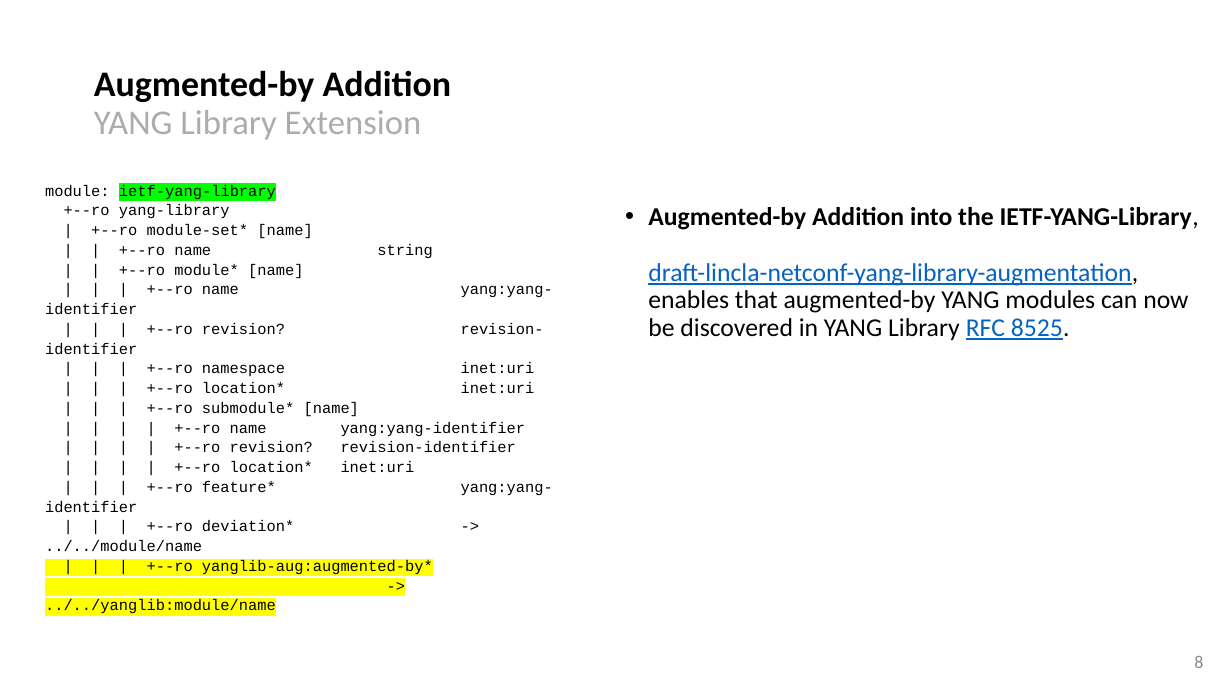
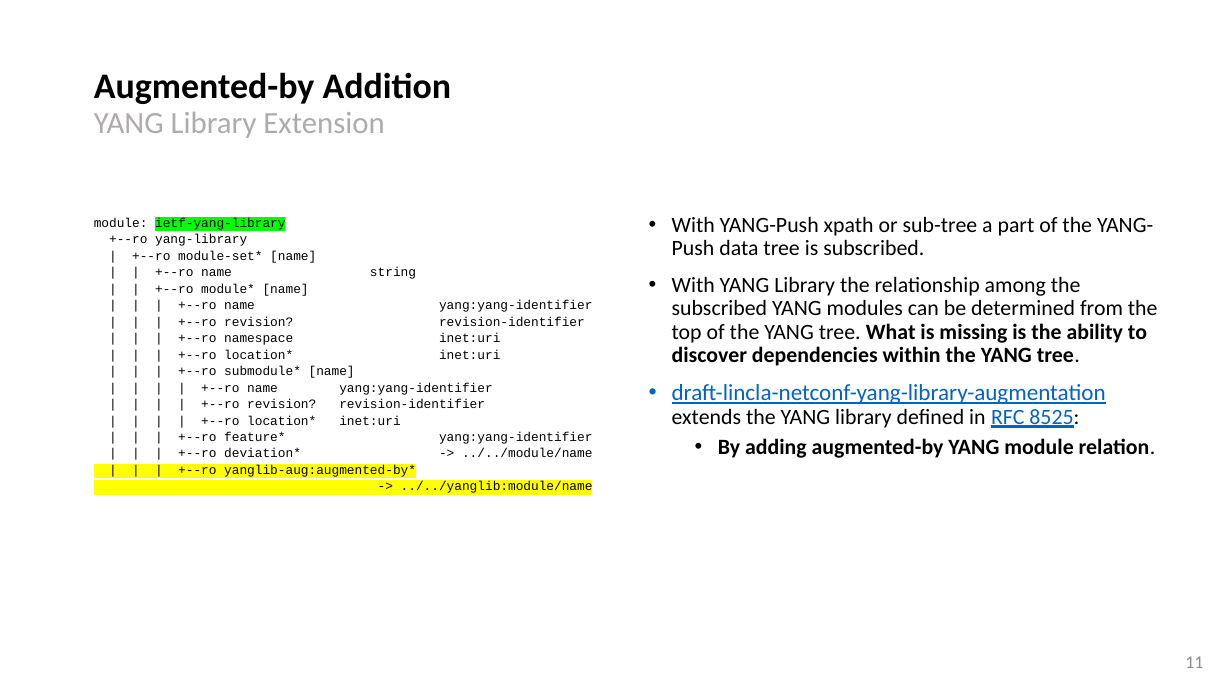
Before and after one commit to network-analytics/ietf-network-analytics-document-status, a slide deck: slide 11 of 120/NMOP/draft-ietf-nmop-yang-message-broker-integration.pptx (slide 8 before the commit). Drawn at 1232x693 pixels with LibreOffice and Linux fonts; fonts in the diff are those of the drawing. Boxes give left, top, right and bottom in pixels: in the first picture for what was removed or moved away, otherwise in the second. Text is boxed around its words. In the diff, an @@ line names an element or a change of style, - is before the commit and + after.

Commit message:
YANG-Push slides for netconf and nmop

```diff
--- a/120/NMOP/draft-ietf-nmop-yang-message-broker-integration.pptx
+++ b/120/NMOP/draft-ietf-nmop-yang-message-broker-integration.pptx
@@ title "Augmented-by Addition YANG Library Extension" at box(94, 72, 452, 138): size 27 to 24 pt in "YANG Library Extension" @@
@@ text "module: ietf-yang-library": place and size @@
-text "module: ietf-yang-library" at box(45, 185, 553, 613)
+text "module: ietf-yang-library" at box(94, 218, 593, 495)
@@ text "module: ietf-yang-library" at box(94, 218, 593, 495): size 12 to 10 pt @@
@@ text removed at box(648, 207, 1199, 340) @@
-• Augmented-by Addition into the IETF-YANG-Library,
-  draft-lincla-netconf-yang-library-augmentation, enables that augmented-by YANG modules can now be discovered in YANG Library RFC 8525.
@@ text added at box(672, 217, 1158, 458), 17 pt, text #000000 @@
+• With YANG-Push xpath or sub-tree a part of the YANG-Push data tree is subscribed.
+• With YANG Library the relationship among the subscribed YANG modules can be determined from the top of the YANG tree. What is missing is the ability to discover dependencies within the YANG tree.
+• draft-lincla-netconf-yang-library-augmentation extends the YANG library defined in RFC 8525:
+  • By adding augmented-by YANG module relation.
@@ page number at box(1185, 656, 1203, 668): text changed @@
-8
+11
```
Also in this commit, not shown: 7 other slides changed, 7 slides added, 3 other files.
